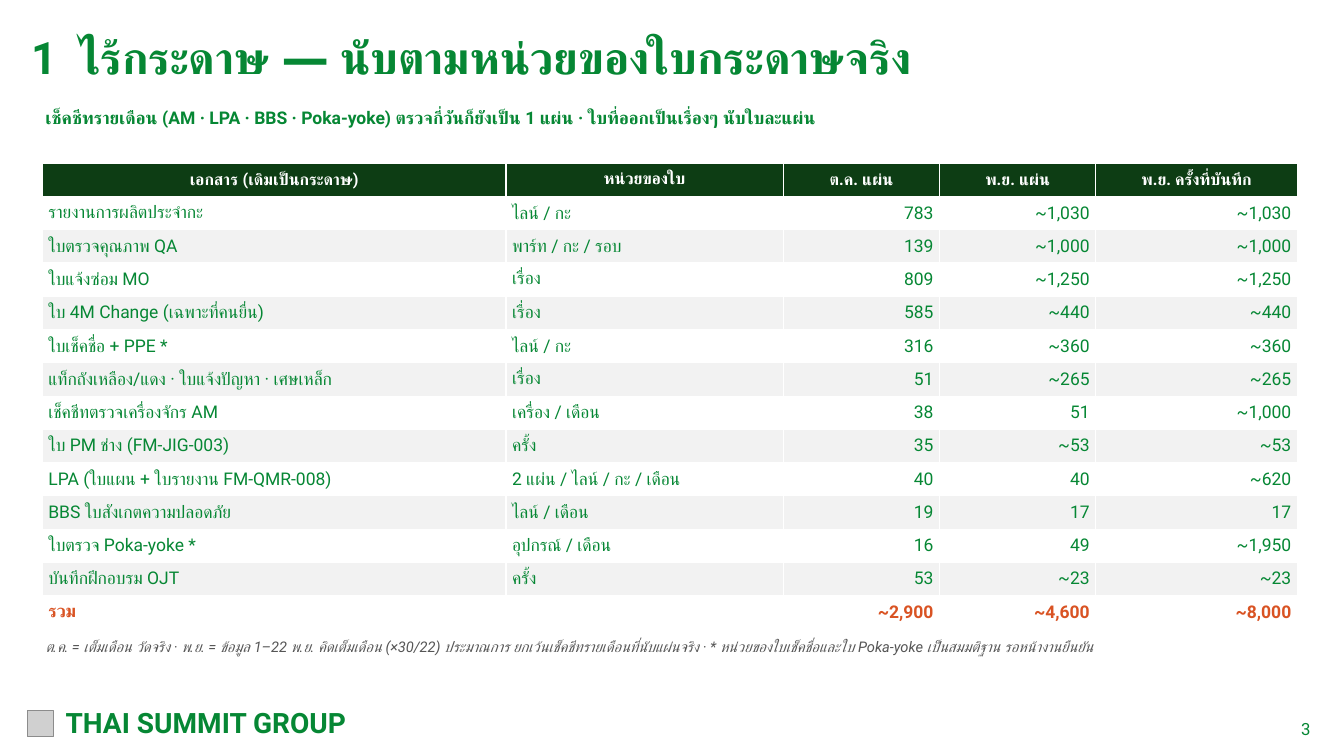
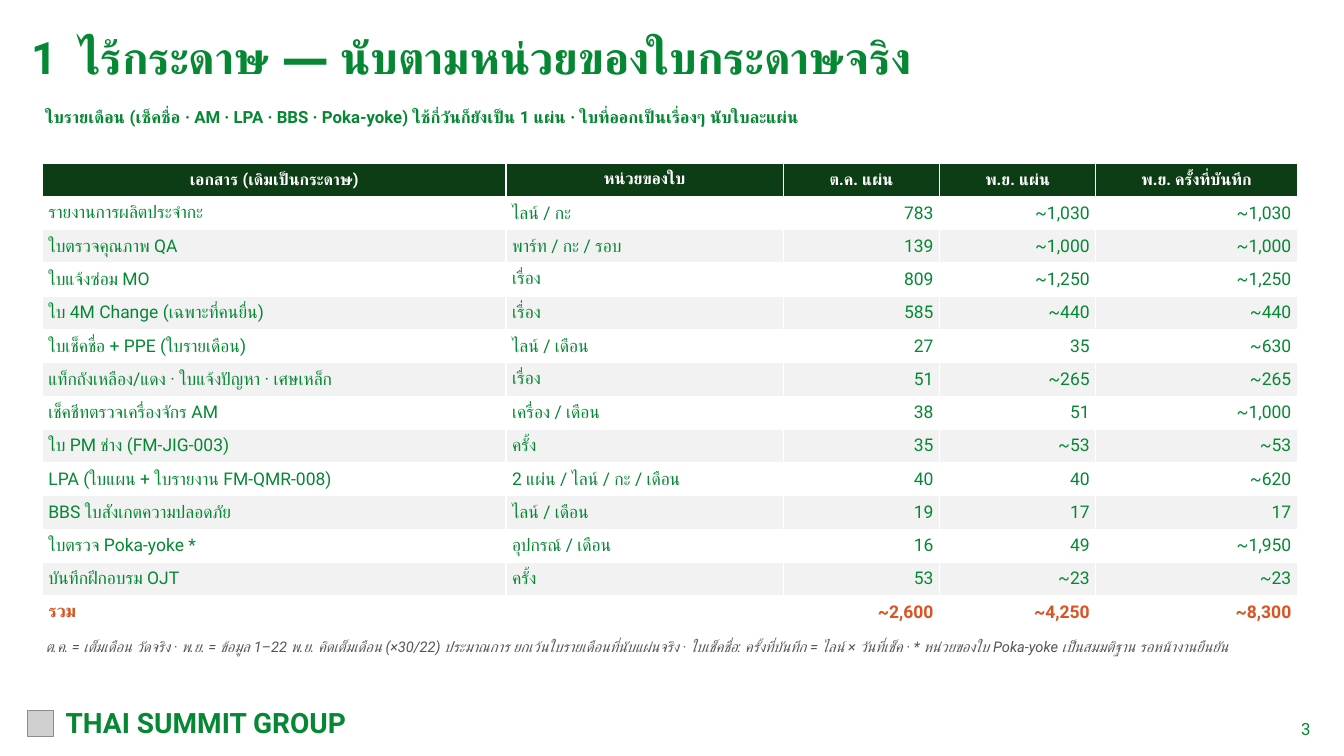
Before and after one commit to tsat4/4Mmanagement, a slide deck: slide 3 of docs/meetings/TSAT_ESM_Benefits_2026-11-23.pptx. Drawn at 1344x756 pixels with LibreOffice and Linux fonts; fonts in the diff are those of the drawing; grey boxes stand for pictures. Boxes give left, top, right and bottom in pixels: in the first picture for what was removed or moved away, otherwise in the second. Text is boxed around its words. In the diff, an @@ line names an element or a change of style, - is before the commit and + after.

```diff
--- a/docs/meetings/TSAT_ESM_Benefits_2026-11-23.pptx
+++ b/docs/meetings/TSAT_ESM_Benefits_2026-11-23.pptx
@@ text at [45,110,798,127]: text changed; size 12.5 to 12 pt @@
-เช็คชีทรายเดือน (AM · LPA · BBS · Poka-yoke) ตรวจกี่วันก็ยังเป็น 1 แผ่น · ใบที่ออกเป็นเรื่องๆ นับใบละแผ่น
+ใบรายเดือน (เช็คชื่อ · AM · LPA · BBS · Poka-yoke) ใช้กี่วันก็ยังเป็น 1 แผ่น · ใบที่ออกเป็นเรื่องๆ นับใบละแผ่น
@@ table at [42,163,1298,629] @@
-row 6: ใบเช็คชื่อ + PPE * | ไลน์ / กะ | 316 | ~360 | ~360
+row 6: ใบเช็คชื่อ + PPE (ใบรายเดือน) | ไลน์ / เดือน | 27 | 35 | ~630
-row 14: รวม |  | ~2,900 | ~4,600 | ~8,000
+row 14: รวม |  | ~2,600 | ~4,250 | ~8,300
@@ text at [45,640,1228,657]: text changed @@
-ต.ค. = เต็มเดือน วัดจริง · พ.ย. = ข้อมูล 1–22 พ.ย. คิดเต็มเดือน (×30/22) ประมาณการ ยกเว้นเช็คชีทรายเดือนที่นับแผ่นจริง · * หน่วยของใบเช็คชื่อและใบ Poka-yoke เป็นสมมติฐาน รอหน้างานยืนยัน
+ต.ค. = เต็มเดือน วัดจริง · พ.ย. = ข้อมูล 1–22 พ.ย. คิดเต็มเดือน (×30/22) ประมาณการ ยกเว้นใบรายเดือนที่นับแผ่นจริง · ใบเช็คชื่อ: ครั้งที่บันทึก = ไลน์ × วันที่เช็ค · * หน่วยของใบ Poka-yoke เป็นสมมติฐาน รอหน้างานยืนยัน
```
Also in this commit, not shown: 4 other slides changed, 3 other files.
